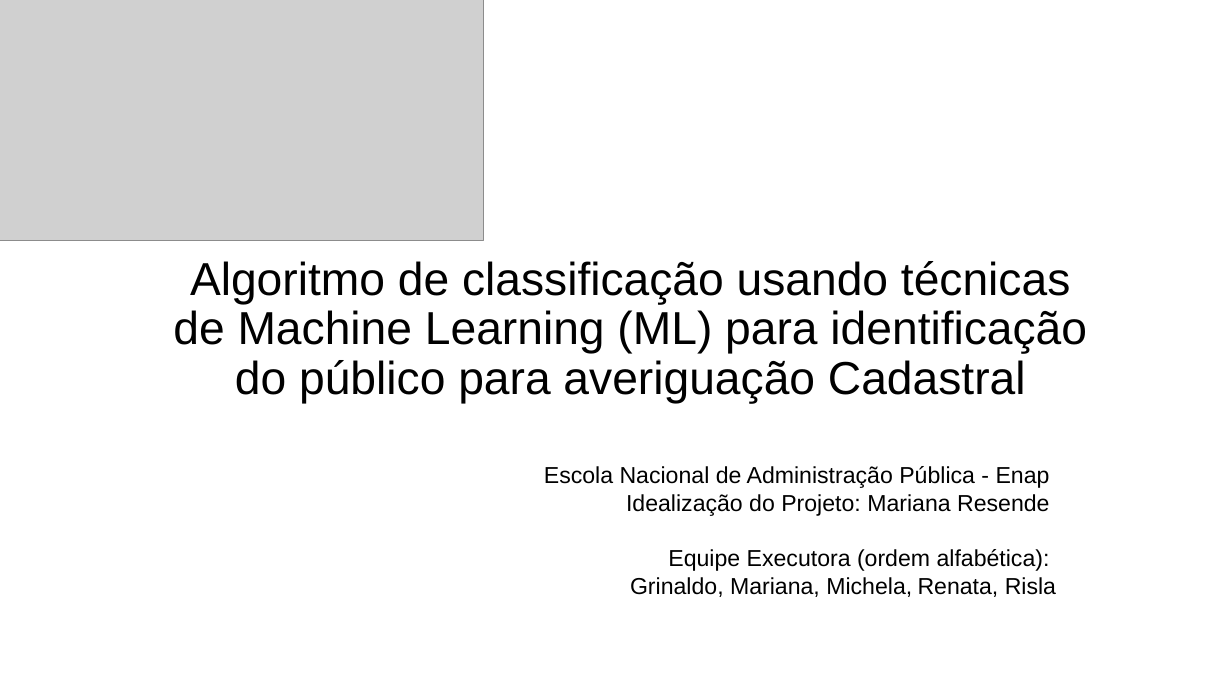
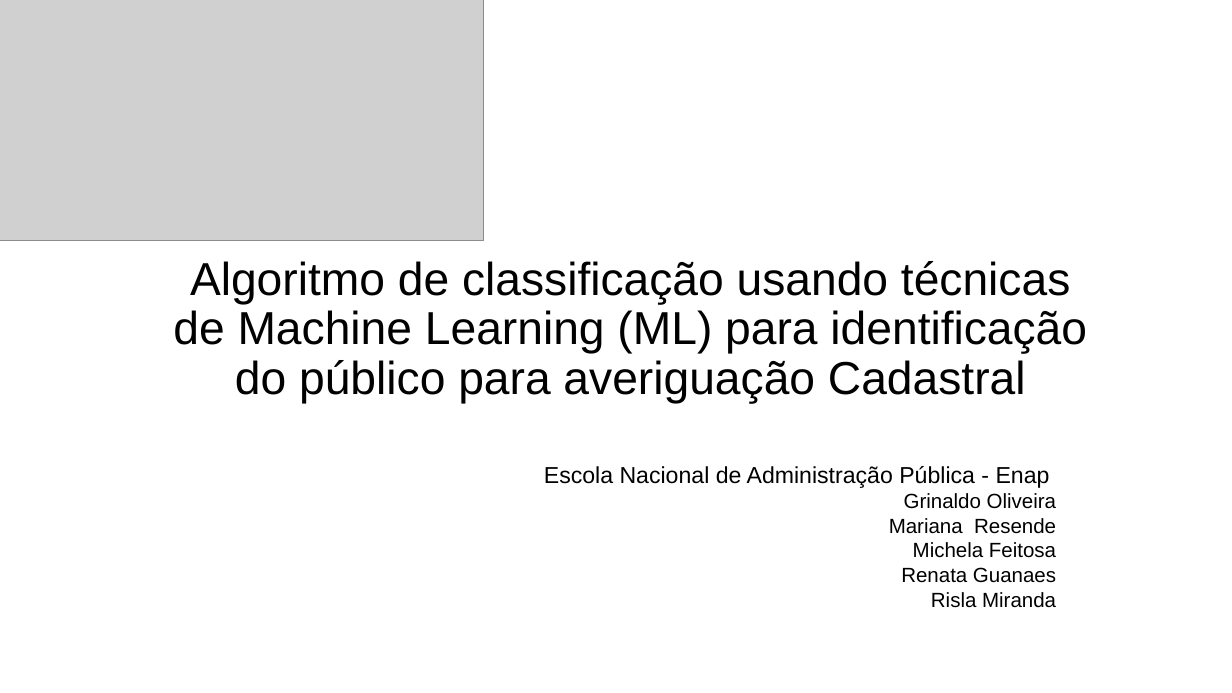
Before and after one commit to mariananresende/averiguacao_cadastral, a slide deck: slide 1 of Projeto_bootcamp_balanceado.pptx. Drawn at 1232x693 pixels with LibreOffice and Linux fonts; fonts in the diff are those of the drawing; grey boxes stand for pictures. Boxes give left, top, right and bottom in pixels: in the first picture for what was removed or moved away, otherwise in the second. Text is boxed around its words. In the diff, an @@ line names an element or a change of style, - is before the commit and + after.

Commit message:
apresentação

```diff
--- a/Projeto_bootcamp_balanceado.pptx
+++ b/Projeto_bootcamp_balanceado.pptx
@@ text at (889,493,1056,608): text changed; size 18 to 16 pt @@
-Idealização do Projeto: Mariana Resende
-Equipe Executora (ordem alfabética):
-Grinaldo, Mariana, Michela, Renata, Risla
+Grinaldo Oliveira
+Mariana Resende
+Michela Feitosa
+Renata Guanaes
+Risla Miranda
```
Also in this commit, not shown: 1 other slide changed.
